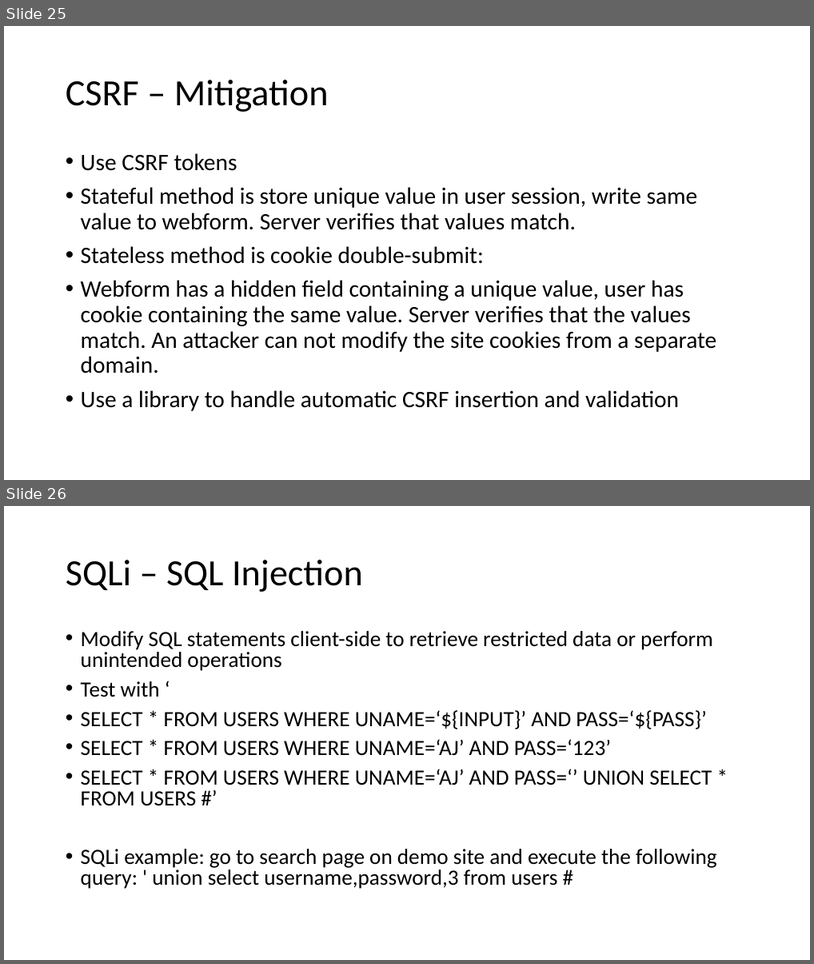
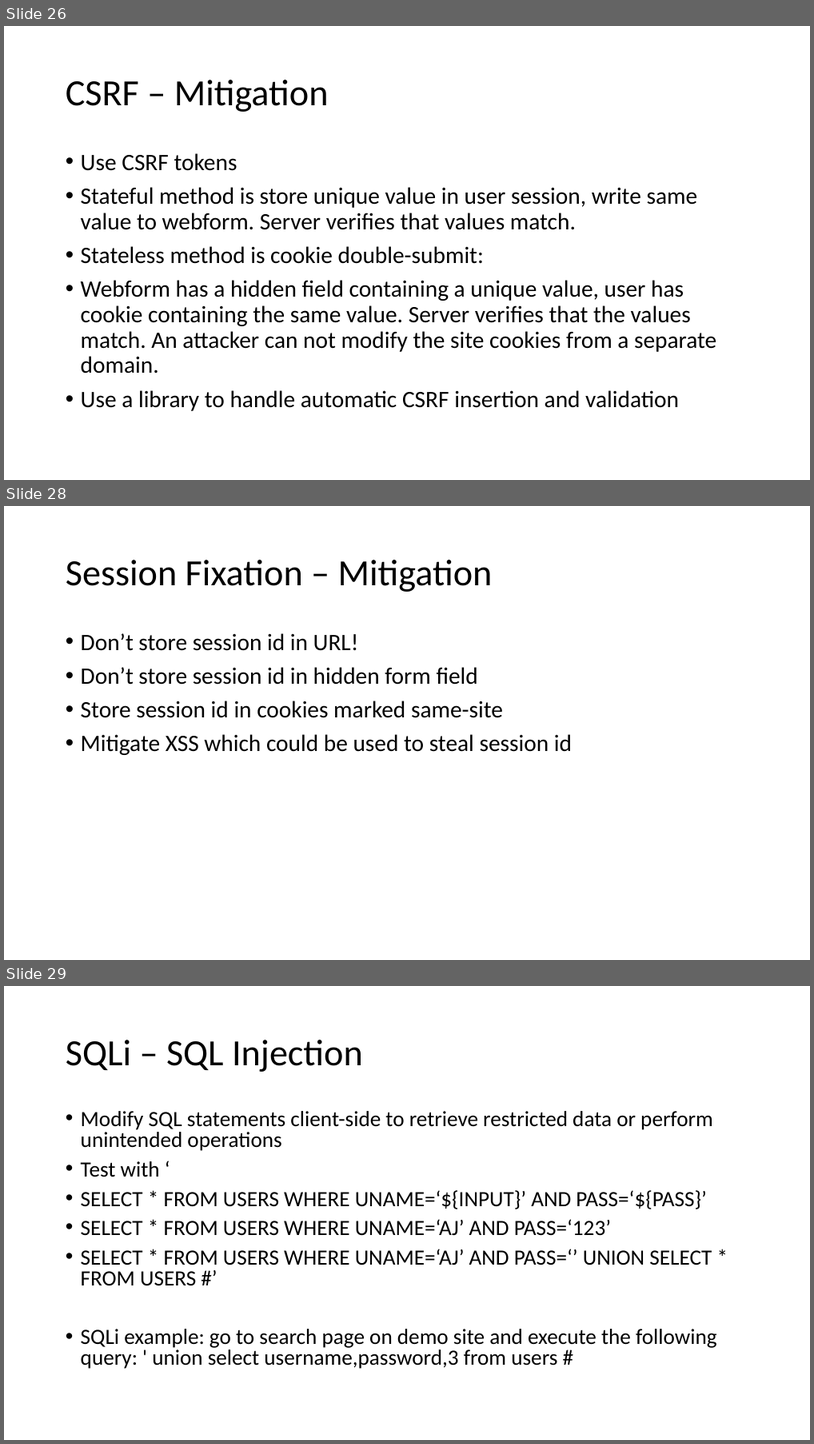
Before and after one commit to koga73/security-test, a slide deck: documents/Ethical_Hacking_101.pptx. Shown one above the other, each under a label of ours: slides 25 and 26 before the commit, slides 26, 28 and 29 after it; the slides between them are not shown. The pictures are 814x964 and 814x1444 pixels, drawn with LibreOffice and Linux fonts; fonts in the diff are those of the drawing. Boxes give left, top, right and bottom in pixels: in the first picture for what was removed or moved away, otherwise in the second. Text is boxed around its words. In the diff, an @@ line names an element or a change of style, - is before the commit and + after.

```diff
--- a/documents/Ethical_Hacking_101.pptx
+++ b/documents/Ethical_Hacking_101.pptx
@@ slide 28 added at (4,506,810,960), background #FFFFFF @@
@@ title added at (66,560,493,592), 44 pt, text #000000 @@
+Session Fixation – Mitigation
@@ text added at (81,633,572,755), 28 pt, text #000000 @@
+• Don’t store session id in URL!
+• Don’t store session id in hidden form field
+• Store session id in cookies marked same-site
+• Mitigate XSS which could be used to steal session id
@@ what was slide 25 is now slide 26 @@
@@ what was slide 26 is now slide 29 @@
```
Also in this commit, not shown: 4 slides changed, 9 other slides added.
